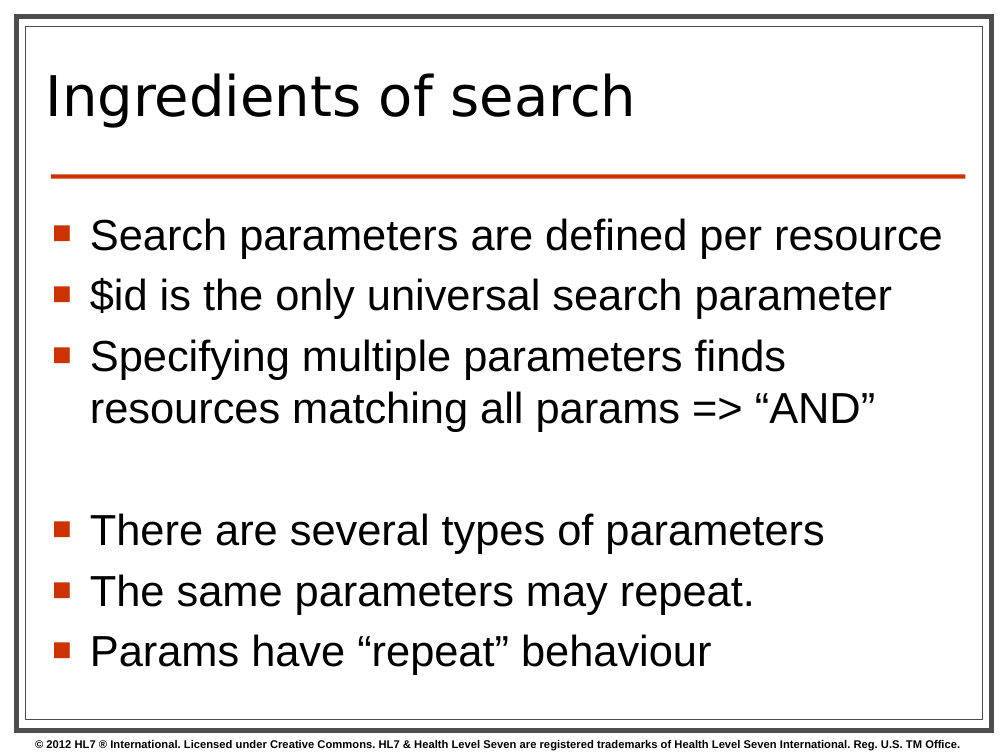
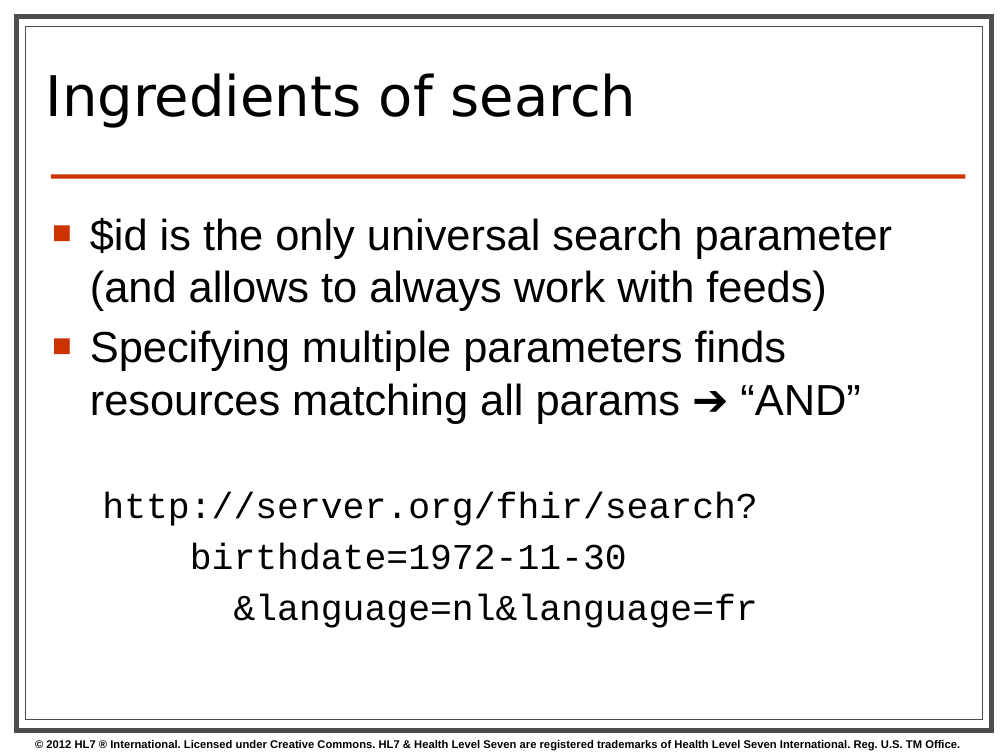
Before and after one commit to vista-novo/fhir, a slide deck: slide 64 of presentations/2013-01 Tutorials/201301 - Phoenix - FhirForDevelopersWGMTutorial.pptx (slide 60 before the commit). Drawn at 1008x756 pixels with LibreOffice and Linux fonts; fonts in the diff are those of the drawing; background and template pictures are left out. Boxes give left, top, right and bottom in pixels: in the first picture for what was removed or moved away, otherwise in the second. Text is boxed around its words. In the diff, an @@ line names an element or a change of style, - is before the commit and + after.

```diff
--- a/presentations/2013-01 Tutorials/201301 - Phoenix - FhirForDevelopersWGMTutorial.pptx
+++ b/presentations/2013-01 Tutorials/201301 - Phoenix - FhirForDevelopersWGMTutorial.pptx
@@ text at (x1=90, y1=218, x2=893, y2=628): text changed @@
-■ Search parameters are defined per resource
-■ $id is the only universal search parameter
-■ Specifying multiple parameters finds resources matching all params => “AND”
-■ There are several types of parameters
-■ The same parameters may repeat.
-■ Params have “repeat” behaviour
+■ $id is the only universal search parameter (and allows to always work with feeds)
+■ Specifying multiple parameters finds resources matching all params ➔ “AND”
+  http://server.org/fhir/search?
+  birthdate=1972-11-30
+  &language=nl&language=fr
```
Also in this commit, not shown: 20 other slides changed, 13 slides added, 4 slides removed, 1 other file.
